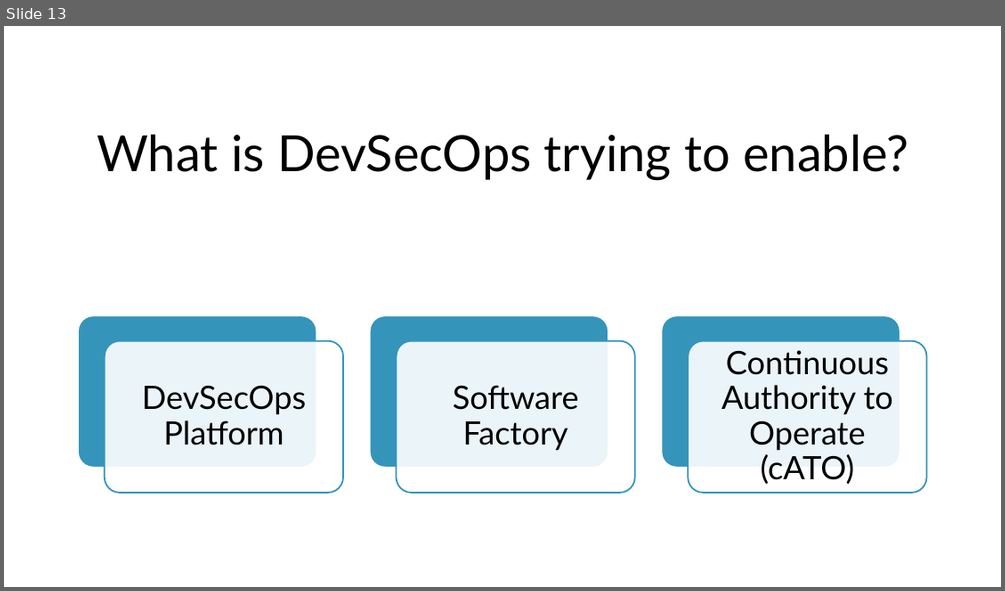
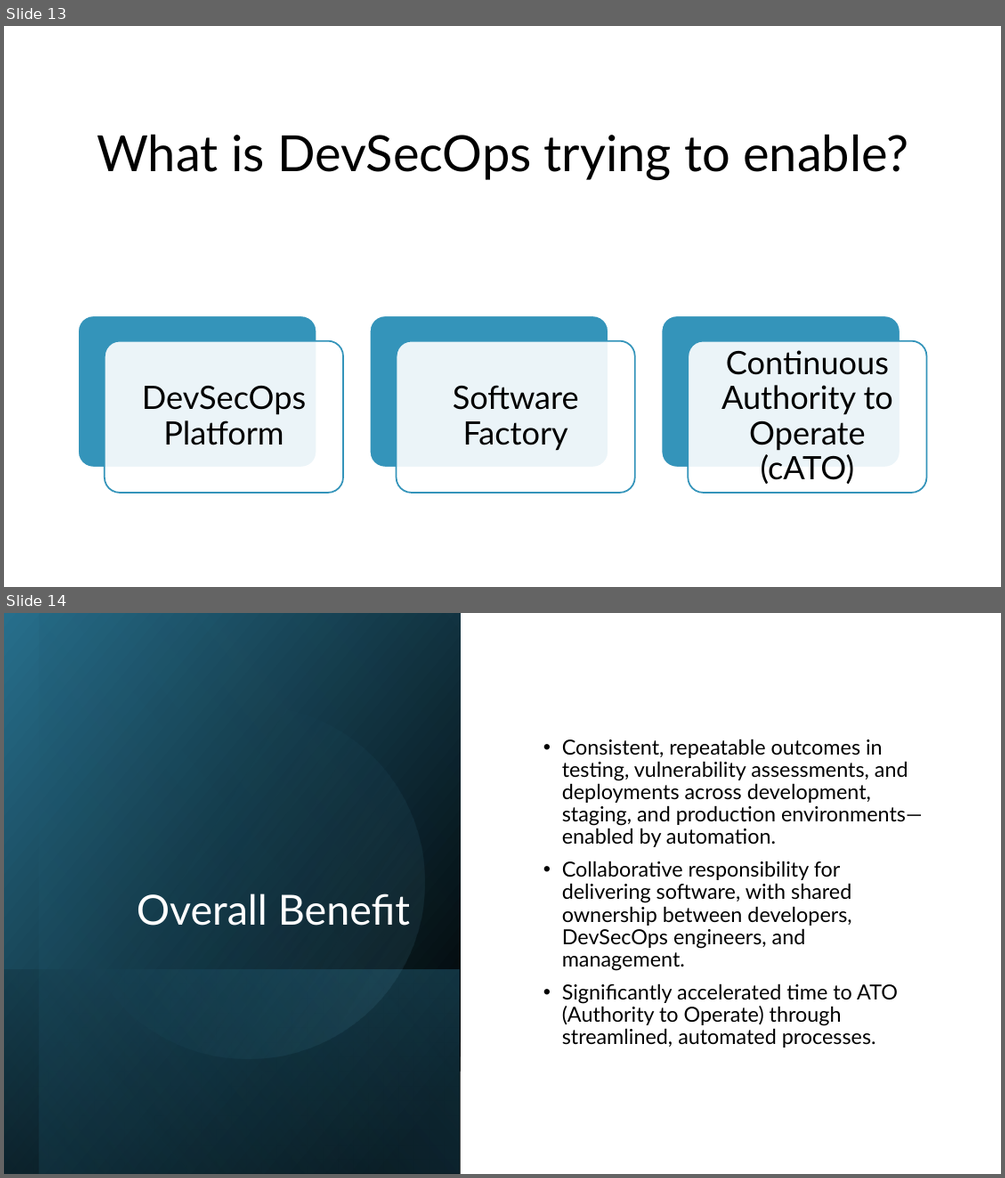
Before and after one commit to seanherbert105/DevSecOps-Course, a slide deck: presentation/DevSecOps Course.pptx. Shown one above the other, each under a label of ours: slide 13 before the commit, slides 13 and 14 after it. The pictures are 1005x591 and 1005x1178 pixels, drawn with LibreOffice and Linux fonts; fonts in the diff are those of the drawing. Boxes give left, top, right and bottom in pixels: in the first picture for what was removed or moved away, otherwise in the second. Text is boxed around its words. In the diff, an @@ line names an element or a change of style, - is before the commit and + after.

```diff
--- a/presentation/DevSecOps Course.pptx
+++ b/presentation/DevSecOps Course.pptx
@@ slide 14 added at bbox=[4, 613, 1001, 1174], background #FFFFFF @@
@@ rectangle added at bbox=[4, 613, 461, 1174], fill gradient #000000 to #276F8B @@
@@ rectangle added at bbox=[40, 613, 461, 1174], fill gradient #000000 to #3494BA @@
@@ ellipse added at bbox=[40, 674, 456, 1090], fill gradient #3494BA to #7FC1DB @@
@@ text added at bbox=[562, 738, 922, 1047], 20 pt, text #000000 @@
+• Consistent, repeatable outcomes in testing, vulnerability assessments, and deployments across development, staging, and production environments—enabled by automation.
+• Collaborative responsibility for delivering software, with shared ownership between developers, DevSecOps engineers, and management.
+• Significantly accelerated time to ATO (Authority to Operate) through streamlined, automated processes.
@@ title added at bbox=[137, 893, 410, 925], 40 pt, text #FFFFFF @@
+Overall Benefit
@@ rectangle added at bbox=[4, 969, 460, 1174], fill gradient #3494BA to #000000 @@
```
Also in this commit, not shown: 12 slides changed, 1 other slide added, 5 slides removed.
